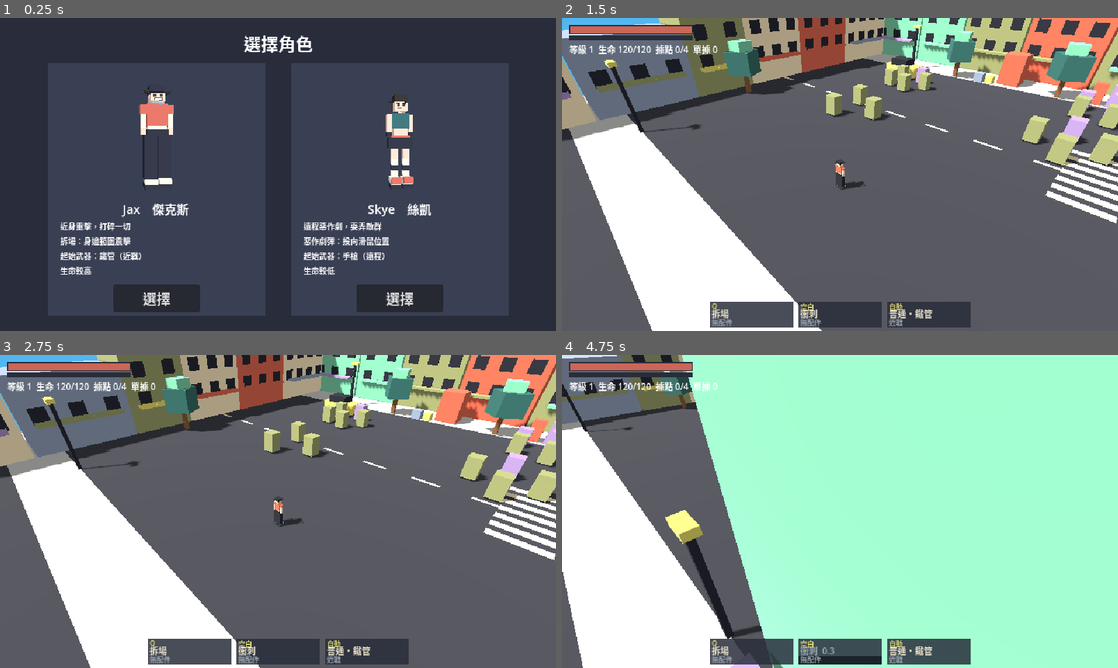
Above: before the commit, frames 1-4 (two rows, left to right).
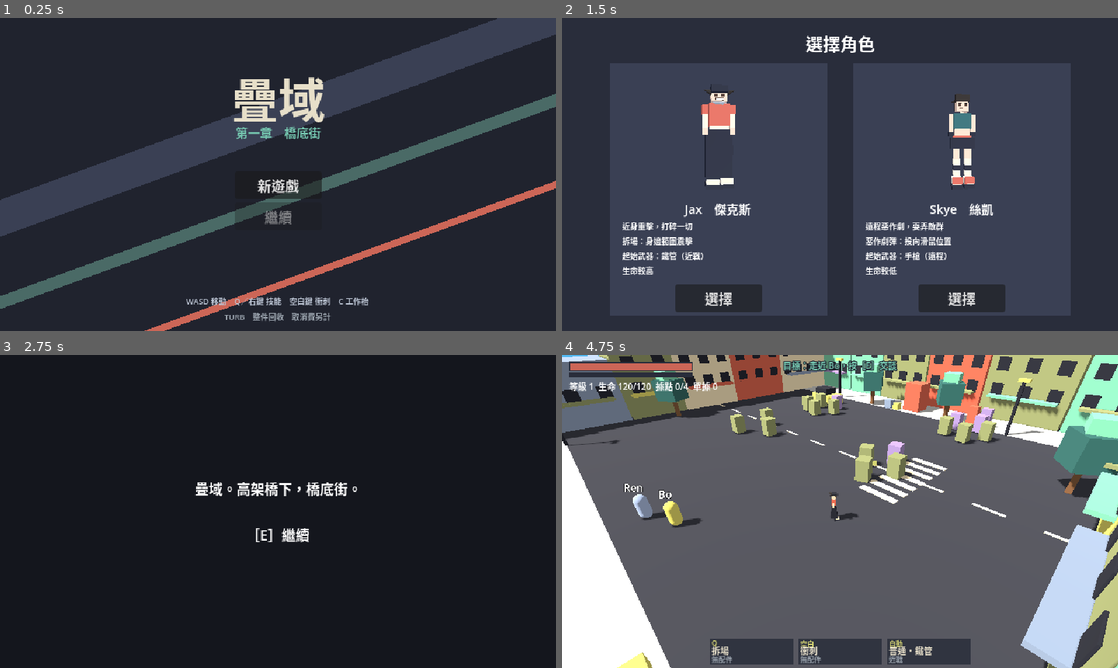
Above: after the commit, the same moments.

Repository: yauchai2/Game-Lab-2
Game: Godot game, scene res://game/title.tscn
The game is run twice, just before and just after one commit, with the same random seed, the same clock (stepped at 60 frames per second) and the same inputs. Before the commit the project starts from res://game/select.tscn.
Inputs (mouse positions are in pixels of both pictures, inside the frame that each line leads up to):
- Up to frame 1 (0.25 s): no input
- Up to frame 2 (1.5 s): click (717, 296) at 0.5 s, where only the run before the commit has a clickable "選擇"; click (840, 183) at 1.25 s, where only the run after the commit has a clickable "新遊戲"
- Up to frame 3 (2.75 s): click (155, 633) at 2 s, where only the run after the commit has a clickable "選擇"
- Up to frame 4 (4.75 s): tap Enter at 2.75, 3.05, 3.6 s; move the mouse to (962, 495) at 2.77 s; hold D 2.78-3.53 s; tap E at 2.85 s; click (962, 495) at 2.92 s; tap Space at 3.02, 3.32, 3.77, 4.07 s; move the mouse to (728, 527) at 3.52 s; hold S 3.53-4.28 s; click (728, 527) at 3.67 s; tap Keypad Enter at 3.8, 4.35 s; move the mouse to (895, 442) at 4.27 s; hold D from 4.28 s (still down); click (895, 442) at 4.42 s; tap R at 4.55 s

The runs differ from the first frame. In frame 1, 60% of the frame differs, in the area x 0-100%, y 0-100%; in frame 2, 95%; in frame 3, 96%; in frame 4, 79%.

Commit message:
第一章完整流程：標題、開場字幕、Bo 對話、目標與教學提示、頭目收據、結算選擇、完結畫面、存檔
Co-Authored-By: Claude Sonnet 5.5 <noreply@anthropic.com>
Claude-Session: https://claude.ai/code/session_018tqqU7rwEZ4u67toavQ9ri

Diff:
--- a/game/scripts/boss.gd
+++ b/game/scripts/boss.gd
@@ -1,5 +1,5 @@
 extends "res://game/scripts/enemy.gd"
-## 頭目「收數大佬」：追擊、預警重擊（紅圈）、半血召喚小弟。
+## 頭目「收據」：追擊、預警重擊（紅圈）、半血召喚小弟。
 
 signal defeated
 
@@ -9,7 +9,7 @@
 const SLAM_DELAY := 1.0
 const SLAM_DAMAGE := 22
 
-var boss_name := "收數大佬"
+var boss_name := "TK-075「收據」"
 var slam_cooldown := 2.5
 var slam_pending := -1.0
 var slam_center := Vector3.ZERO
--- /dev/null
+++ b/game/scripts/chapter.gd
@@ -0,0 +1,417 @@
+extends CanvasLayer
+## 第一章流程：開場字幕 → 與 Bo 交談 → 清理據點 → 擊敗頭目「收據」→ 回商店結算 → 章節完結。
+## 同時負責目標提示、教學提示、NPC 與對話框。文字一律書面語，保持簡短。
+
+const PROGRESS := preload("res://game/scripts/progress.gd")
+const SFX := preload("res://game/scripts/sfx.gd")
+
+const INTRO := [
+	"疊域。高架橋下，橋底街。",
+	"一張取消得太遲的回收單，\n一箱沒有型號的卡匣。",
+	"今天的工作：把箱子搬出去。",
+]
+const TALK_LINES := [
+	["Bo", "回收的箱子在後面。冰箱不是，還是冷的。"],
+	["Ren", "我的單子上有寫，只是寫得不清楚。"],
+	["Bo", "路上的機器都不對勁。清完再來找我。"],
+]
+const RETURN_LINES := [
+	["Bo", "回來了。箱子裡有一批貨，店家還在用。"],
+	["Ren", "單子上寫的是整件回收。"],
+]
+const RESULT_RETURN := [
+	["Bo", "……也好。工作枱的零件，我再想辦法。"],
+	["Ren", "已記錄。這是你的報酬。"],
+]
+const RESULT_KEEP := [
+	["Bo", "工作枱保住了。他們還會再來的。"],
+	["Ren", "我什麼都沒看見。報酬先給你一部分。"],
+]
+const ADA_LINE := ["Ada", "這條線不能亂接，隔壁那條可以，我寫下來了。"]
+const BOSS_WAKE := "TK-075：「收到，已記錄。這箱東西，請交還。」"
+const BOSS_DOWN := "TK-075：「已記錄。下次再見。」"
+
+const BO_POS := Vector3(4, 0, 14)
+const REN_POS := Vector3(2, 0, 15)
+const TALK_RANGE := 2.6
+
+var stage := "intro"
+var main: Node
+var jax: Node
+var busy := false
+var npcs: Array[Dictionary] = []
+
+var objective := Label.new()
+var hint := Label.new()
+var prompt := Label.new()
+var caption := Label.new()
+var caption_timer := 0.0
+var overlay := Control.new()
+var dialog_back := ColorRect.new()
+var dialog_name := Label.new()
+var dialog_text := Label.new()
+var dialog_lines: Array = []
+var dialog_done: Callable
+var card_label := Label.new()
+var card_lines: Array = []
+var card_done: Callable
+var choice_box := Control.new()
+var end_box := Control.new()
+
+var start_pos := Vector3.ZERO
+var moved := false
+var skill_used := false
+var dashed := false
+var bench_opened := false
+var boss_woke := false
+var boss_down_shown := false
+var camps_saved := 0
+var show_hints := false
+
+func _ready() -> void:
+	process_mode = Node.PROCESS_MODE_ALWAYS
+	layer = 5
+	main = get_parent()
+	jax = main.get_node("Jax")
+	start_pos = jax.global_position
+	show_hints = PROGRESS.data.is_empty()
+	_make_npc("Bo", BO_POS, Color("D6D573"))
+	_make_npc("Ren", REN_POS, Color("9FB6E8"))
+	_build_ui()
+	jax.skill_cast.connect(func(_a: String, _b: String) -> void: skill_used = true)
+	jax.dashed.connect(func() -> void: dashed = true)
+	if PROGRESS.intro_seen:
+		stage = "talk" if not PROGRESS.talked else "clear"
+	else:
+		_start_cards(INTRO, func() -> void:
+			PROGRESS.intro_seen = true
+			stage = "talk")
+
+# ---------- 建立 ----------
+
+func _make_npc(npc_name: String, pos: Vector3, color: Color) -> void:
+	var n := Node3D.new()
+	var mat := StandardMaterial3D.new()
+	mat.albedo_color = color
+	var body := MeshInstance3D.new()
+	var capsule := CapsuleMesh.new()
+	capsule.radius = 0.35
+	capsule.height = 1.5
+	capsule.material = mat
+	body.mesh = capsule
+	body.position.y = 0.75
+	n.add_child(body)
+	var tag := Label3D.new()
+	tag.text = npc_name
+	tag.billboard = BaseMaterial3D.BILLBOARD_ENABLED
+	tag.pixel_size = 0.012
+	tag.font_size = 48
+	tag.outline_size = 8
+	tag.position.y = 2.0
+	tag.no_depth_test = true
+	n.add_child(tag)
+	main.add_child.call_deferred(n)
+	n.set_deferred("global_position", pos)
+	npcs.append({"name": npc_name, "pos": pos})
+
+func _style_label(l: Label, font_px: int, color := Color("E7DFC9")) -> void:
+	l.add_theme_font_size_override("font_size", font_px)
+	l.add_theme_color_override("font_color", color)
+	l.add_theme_color_override("font_outline_color", Color("20232E"))
+	l.add_theme_constant_override("outline_size", 4)
+	l.horizontal_alignment = HORIZONTAL_ALIGNMENT_CENTER
+
+func _build_ui() -> void:
+	overlay.set_anchors_preset(Control.PRESET_FULL_RECT)
+	overlay.mouse_filter = Control.MOUSE_FILTER_IGNORE
+	add_child(overlay)
+	for l in [objective, hint, prompt, caption]:
+		l.size = Vector2(640, 16)
+		l.mouse_filter = Control.MOUSE_FILTER_IGNORE
+		overlay.add_child(l)
+	objective.position = Vector2(0, 4)
+	_style_label(objective, 10, Color("75C7B0"))
+	hint.position = Vector2(0, 302)
+	_style_label(hint, 10, Color("D6D573"))
+	prompt.position = Vector2(0, 280)
+	_style_label(prompt, 10)
+	caption.position = Vector2(0, 52)
+	_style_label(caption, 12, Color("CC6657"))
+	dialog_back.color = Color(0.1, 0.11, 0.15, 0.92)
+	dialog_back.position = Vector2(60, 246)
+	dialog_back.size = Vector2(520, 70)
+	dialog_back.visible = false
+	overlay.add_child(dialog_back)
+	dialog_name.position = Vector2(10, 4)
+	dialog_name.add_theme_font_size_override("font_size", 11)
+	dialog_name.add_theme_color_override("font_color", Color("D6D573"))
+	dialog_back.add_child(dialog_name)
+	dialog_text.position = Vector2(10, 22)
+	dialog_text.size = Vector2(500, 40)
+	dialog_text.autowrap_mode = TextServer.AUTOWRAP_ARBITRARY
+	dialog_text.add_theme_font_size_override("font_size", 11)
+	dialog_back.add_child(dialog_text)
+	var more := Label.new()
+	more.text = "［E］繼續"
+	more.position = Vector2(450, 52)
+	more.add_theme_font_size_override("font_size", 8)
+	more.add_theme_color_override("font_color", Color("9AA3AD"))
+	dialog_back.add_child(more)
+	card_label.set_anchors_preset(Control.PRESET_FULL_RECT)
+	card_label.vertical_alignment = VERTICAL_ALIGNMENT_CENTER
+	card_label.horizontal_alignment = HORIZONTAL_ALIGNMENT_CENTER
+	card_label.add_theme_font_size_override("font_size", 16)
+	card_label.visible = false
+	var card_bg := ColorRect.new()
+	card_bg.color = Color("14161D")
+	card_bg.set_anchors_preset(Control.PRESET_FULL_RECT)
+	card_bg.name = "CardBg"
+	card_bg.visible = false
+	overlay.add_child(card_bg)
+	overlay.add_child(card_label)
+	choice_box.visible = false
+	overlay.add_child(choice_box)
+	end_box.visible = false
+	overlay.add_child(end_box)
+
+# ---------- 字幕卡 ----------
+
+func _start_cards(lines: Array, on_done: Callable) -> void:
+	card_lines = lines.duplicate()
+	card_done = on_done
+	busy = true
+	get_tree().paused = true
+	overlay.get_node("CardBg").visible = true
+	card_label.visible = true
+	_next_card()
+
+func _next_card() -> void:
+	if card_lines.is_empty():
+		overlay.get_node("CardBg").visible = false
+		card_label.visible = false
+		busy = false
+		get_tree().paused = false
+		card_done.call()
+		return
+	card_label.text = card_lines.pop_front() + "\n\n［E］繼續"
+
+# ---------- 對話 ----------
+
+func _start_dialog(lines: Array, on_done: Callable) -> void:
+	dialog_lines = lines.duplicate()
+	dialog_done = on_done
+	busy = true
+	get_tree().paused = true
+	dialog_back.visible = true
+	prompt.text = ""
+	_next_line()
+
+func _next_line() -> void:
+	if dialog_lines.is_empty():
+		dialog_back.visible = false
+		busy = false
+		get_tree().paused = false
+		dialog_done.call()
+		return
+	var l: Array = dialog_lines.pop_front()
+	dialog_name.text = l[0]
+	dialog_text.text = l[1]
+
+func _advance_pressed(event: InputEvent) -> bool:
+	if event is InputEventKey and event.pressed and not event.echo:
+		return event.keycode in [KEY_E, KEY_SPACE, KEY_ENTER, KEY_KP_ENTER]
+	return event is InputEventMouseButton and event.pressed and event.button_index == MOUSE_BUTTON_LEFT
+
+func _unhandled_input(event: InputEvent) -> void:
+	if busy:
+		if choice_box.visible or end_box.visible:
+			return
+		if _advance_pressed(event):
+			get_viewport().set_input_as_handled()
+			if card_label.visible:
+				_next_card()
+			elif dialog_back.visible:
+				_next_line()
+		return
+	if event is InputEventKey and event.pressed and not event.echo and event.keycode == KEY_E and not jax.dead:
+		var npc := _near_npc()
+		if npc.is_empty():
+			return
+		get_viewport().set_input_as_handled()
+		_interact(npc)
+
+func _near_npc() -> Dictionary:
+	if stage != "talk" and stage != "return":
+		return {}
+	var best := {}
+	var best_d := TALK_RANGE
+	for n in npcs:
+		var d: float = Vector2(jax.global_position.x - n["pos"].x, jax.global_position.z - n["pos"].z).length()
+		if d < best_d:
+			best_d = d
+			best = n
+	return best
+
+func _interact(_npc: Dictionary) -> void:
+	SFX.play(self, "ui_click", -6.0)
+	if stage == "talk":
+		_start_dialog(TALK_LINES, func() -> void:
+			PROGRESS.talked = true
+			stage = "clear")
+	elif stage == "return":
+		_start_dialog(RETURN_LINES, _show_choice)
+
+# ---------- 選擇與結局 ----------
+
+func _show_choice() -> void:
+	busy = true
+	get_tree().paused = true
+	for c in choice_box.get_children():
+		c.queue_free()
+	choice_box.visible = true
+	var back := ColorRect.new()
+	back.color = Color(0.1, 0.11, 0.15, 0.95)
+	back.position = Vector2(110, 120)
+	back.size = Vector2(420, 120)
+	choice_box.add_child(back)
+	var q := Label.new()
+	q.text = "箱子裡有一批店家仍在使用的貨。"
+	q.position = Vector2(110, 130)
+	q.size = Vector2(420, 20)
+	_style_label(q, 12)
+	choice_box.add_child(q)
+	var opts := [
+		["照單交還，整件回收", "報酬較多。Bo 的工作枱少了零件。", "return"],
+		["留下店家在用的貨", "Bo 保住工作枱，但清場組還會再來。", "keep"],
+	]
+	for i in opts.size():
+		var b := Button.new()
+		b.text = opts[i][0]
+		b.position = Vector2(130, 160 + i * 38)
+		b.size = Vector2(380, 32)
+		b.tooltip_text = opts[i][1]
+		b.pressed.connect(_choose.bind(opts[i][2]))
+		choice_box.add_child(b)
+		var d := Label.new()
+		d.text = opts[i][1]
+		d.position = Vector2(130, 175 + i * 38)
+		d.size = Vector2(380, 14)
+		d.add_theme_font_size_override("font_size", 8)
+		d.add_theme_color_override("font_color", Color("9AA3AD"))
+		d.mouse_filter = Control.MOUSE_FILTER_IGNORE
+		d.horizontal_alignment = HORIZONTAL_ALIGNMENT_CENTER
+		choice_box.add_child(d)
+
+func _choose(which: String) -> void:
+	SFX.play(self, "ui_click")
+	PROGRESS.choice = which
+	choice_box.visible = false
+	jax.receipts += 6 if which == "return" else 3
+	var lines: Array = RESULT_RETURN if which == "return" else RESULT_KEEP
+	_start_dialog(lines + [ADA_LINE], _show_end)
+
+func _show_end() -> void:
+	stage = "done"
+	busy = true
+	get_tree().paused = true
+	main.victory = true
+	PROGRESS.chapter_done = true
+	jax.save_progress(false)
+	end_box.visible = true
+	var back := ColorRect.new()
+	back.color = Color("14161D")
+	back.set_anchors_preset(Control.PRESET_FULL_RECT)
+	end_box.add_child(back)
+	var lines := [
+		["第一章　橋底街　完", 22, Color("E7DFC9")],
+		["這一次：%s" % ("照單交還" if PROGRESS.choice == "return" else "留下店家在用的貨"), 11, Color("75C7B0")],
+		["等級 %d　單據 %d　配件 %d 件" % [jax.level, jax.receipts, jax.inventory.size()], 11, Color("BCC5D4")],
+		["第二章　散貨窗口　敬請期待", 11, Color("D6D573")],
+	]
+	for i in lines.size():
+		var l := Label.new()
+		l.text = lines[i][0]
+		l.position = Vector2(0, 70 + i * 32)
+		l.size = Vector2(640, 30)
+		_style_label(l, lines[i][1], lines[i][2])
+		end_box.add_child(l)
+	var again := Button.new()
+	again.text = "再玩一次（保留成長）"
+	again.position = Vector2(170, 250)
+	again.size = Vector2(140, 30)
+	again.pressed.connect(func() -> void:
+		get_tree().paused = false
+		get_tree().reload_current_scene())
+	end_box.add_child(again)
+	var title := Button.new()
+	title.text = "回標題"
+	title.position = Vector2(330, 250)
+	title.size = Vector2(140, 30)
+	title.pressed.connect(func() -> void:
+		get_tree().paused = false
+		get_tree().change_scene_to_file("res://game/title.tscn"))
+	end_box.add_child(title)
+
+# ---------- 每幀：目標、提示、階段 ----------
+
+func _process(delta: float) -> void:
+	if get_tree().paused and busy:
+		return
+	var cleared: int = main.camps_cleared()
+	if cleared > camps_saved and not jax.dead:
+		camps_saved = cleared
+		jax.save_progress(false)
+	var boss: Variant = main.boss
+	if boss != null and is_instance_valid(boss) and boss.awake and not boss_woke:
+		boss_woke = true
+		_say_caption(BOSS_WAKE)
+	if main.boss_down and not boss_down_shown:
+		boss_down_shown = true
+		_say_caption(BOSS_DOWN)
+		stage = "return"
+		jax.save_progress(false)
+	caption_timer -= delta
+	if caption_timer <= 0.0:
+		caption.text = ""
+	match stage:
+		"talk":
+			objective.text = "目標：走近 Bo，按［E］交談"
+		"clear":
+			if cleared < main.CAMPS.size() and boss_down_shown == false:
+				objective.text = "目標：清理沿路的失控設備（%d／%d）" % [cleared, main.CAMPS.size()]
+				if cleared >= main.CAMPS.size():
+					objective.text = "目標：前往北面，擊敗頭目「收據」"
+			else:
+				objective.text = "目標：前往北面，擊敗頭目「收據」"
+		"return":
+			objective.text = "目標：回商店找 Bo，按［E］結算"
+		_:
+			objective.text = ""
+	if stage == "clear" and cleared >= main.CAMPS.size():
+		objective.text = "目標：前往北面，擊敗頭目「收據」"
+	prompt.text = "［E］交談" if not _near_npc().is_empty() and not jax.dead else ""
+	hint.text = _current_hint() if show_hints and stage == "clear" and not jax.dead else ""
+	if main.get_node("HUD").bench.visible:
+		bench_opened = true
+
+func _say_caption(t: String) -> void:
+	caption.text = t
+	caption_timer = 4.5
+
+func _current_hint() -> String:
+	if not moved:
+		if jax.global_position.distance_to(start_pos) > 3.0:
+			moved = true
+		return "WASD 移動（W＝畫面上方）"
+	var any_awake := false
+	for e in get_tree().get_nodes_in_group("enemies"):
+		if e.awake:
+			any_awake = true
+			break
+	if any_awake and not skill_used:
+		return "Q 或滑鼠右鍵：放大技（普通攻擊會自動出手）"
+	if any_awake and not dashed:
+		return "空白鍵：衝刺，期間無敵，用來躲開紅圈"
+	if not bench_opened and jax.inventory.size() > 0:
+		return "按 C 打開工作枱，裝上掉落的配件與裝備"
+	return ""
--- a/game/scripts/hud.gd
+++ b/game/scripts/hud.gd
@@ -107,7 +107,7 @@
 		boss_fill.size.x = 200.0 * float(b.hp) / float(b.max_hp)
 		boss_label.text = "頭目：" + b.boss_name
 	if get_parent().victory:
-		banner.text = "通關！　按 R 再玩一次"
+		banner.text = ""
 	elif jax.dead:
 		banner.text = "倒下了（保留等級與配件，單據減半）－ 按 R 重新開始"
 	elif jax.levelup_flash > 0.0 and not bench.visible:
@@ -119,7 +119,7 @@
 	if bench.visible:
 		bench.close()
 		get_tree().paused = false
-	elif not jax.dead:
+	elif not jax.dead and not get_tree().paused:
 		move_child(bench, get_child_count() - 1)
 		bench.open()
 		get_tree().paused = true
--- a/game/scripts/jax.gd
+++ b/game/scripts/jax.gd
@@ -105,6 +105,7 @@
 		"inventory": inventory.duplicate(true), "equipped": equipped,
 		"next_uid": next_uid, "item_rolls": item_rolls,
 	}
+	PROGRESS.write()
 
 func _load_progress() -> void:
 	var d: Dictionary = PROGRESS.data
--- a/game/scripts/main.gd
+++ b/game/scripts/main.gd
@@ -21,6 +21,8 @@
 
 var boss: Node = null
 var victory := false
+var boss_down := false
+var chapter: Node
 var music := AudioStreamPlayer.new()
 var music_track := ""
 var music_on := true
@@ -55,6 +57,9 @@
 	for i in CAMPS.size():
 		_spawn_camp(i)
 	_spawn_boss()
+	chapter = CanvasLayer.new()
+	chapter.set_script(preload("res://game/scripts/chapter.gd"))
+	add_child(chapter)
 	add_child(music)
 	music.volume_db = MUSIC_DB
 	_play_music("explore")
@@ -77,6 +82,8 @@
 		return
 	if boss != null and is_instance_valid(boss) and boss.awake:
 		_play_music("boss")
+	elif boss_down:
+		_play_music("explore")
 
 func _spawn_camp(index: int) -> void:
 	var camp: Dictionary = CAMPS[index]
@@ -100,7 +107,7 @@
 	add_child(boss)
 	boss.global_position = BOSS_POS
 	boss.defeated.connect(func() -> void:
-		victory = true
+		boss_down = true
 		boss = null
 		SFX.play(self, "victory"))
 
@@ -118,6 +125,3 @@
 			music.play()
 		else:
 			music.stop()
-	if victory and event is InputEventKey and event.pressed and event.keycode == KEY_R:
-		jax.save_progress(false)
-		get_tree().reload_current_scene()
--- a/game/scripts/progress.gd
+++ b/game/scripts/progress.gd
@@ -1,5 +1,45 @@
 extends RefCounted
-## 長期成長：死亡或通關後重開場景，等級、背包、配件都保留（暫時只在程式運行期間有效，存檔之後再做）。
+## 長期成長：死亡或通關後重開場景，等級、背包、配件都保留；同時存到硬碟（user://save.dat）。
+
+const SAVE_PATH := "user://save.dat"
 
 static var data := {}
 static var character := "jax"
+static var intro_seen := false
+static var talked := false
+static var chapter_done := false
+static var choice := ""
+
+static func reset() -> void:
+	data = {}
+	intro_seen = false
+	talked = false
+	chapter_done = false
+	choice = ""
+
+static func has_save() -> bool:
+	return FileAccess.file_exists(SAVE_PATH)
+
+static func write() -> void:
+	var f := FileAccess.open(SAVE_PATH, FileAccess.WRITE)
+	if f == null:
+		return
+	f.store_var({"data": data, "character": character, "intro_seen": intro_seen, "talked": talked,
+		"chapter_done": chapter_done, "choice": choice})
+
+static func load_from_disk() -> bool:
+	if not has_save():
+		return false
+	var f := FileAccess.open(SAVE_PATH, FileAccess.READ)
+	if f == null:
+		return false
+	var d: Variant = f.get_var()
+	if typeof(d) != TYPE_DICTIONARY or not d.has("data"):
+		return false
+	data = d["data"]
+	character = d.get("character", "jax")
+	intro_seen = d.get("intro_seen", true)
+	talked = d.get("talked", true)
+	chapter_done = d.get("chapter_done", false)
+	choice = d.get("choice", "")
+	return true
--- a/game/scripts/select.gd
+++ b/game/scripts/select.gd
@@ -89,6 +89,6 @@
 
 func _pick(id: String) -> void:
 	PROGRESS.character = id
-	PROGRESS.data = {}
+	PROGRESS.reset()
 	SFX.play(self, "ui_click")
 	get_tree().change_scene_to_file("res://game/main.tscn")
--- /dev/null
+++ b/game/scripts/title.gd
@@ -0,0 +1,59 @@
+extends Control
+## 標題畫面：新遊戲、繼續（有存檔才可用）。
+
+const PROGRESS := preload("res://game/scripts/progress.gd")
+const SFX := preload("res://game/scripts/sfx.gd")
+
+func _ready() -> void:
+	set_anchors_preset(Control.PRESET_FULL_RECT)
+	var bg := ColorRect.new()
+	bg.color = Color("20232E")
+	bg.set_anchors_preset(Control.PRESET_FULL_RECT)
+	add_child(bg)
+	# 斜向色帶：呼應斜向等距的街區
+	var bands := [[Color("3A4054"), 90.0, 40.0], [Color("4A6A66"), 200.0, 14.0], [Color("CC6657"), 300.0, 8.0]]
+	for b in bands:
+		var r := ColorRect.new()
+		r.color = b[0]
+		r.size = Vector2(900, b[2])
+		r.position = Vector2(-120, b[1])
+		r.pivot_offset = Vector2(450, b[2] / 2.0)
+		r.rotation = deg_to_rad(-20)
+		add_child(r)
+	_text("疊域", Vector2(0, 52), 54, Color("E7DFC9"))
+	_text("第一章　橋底街", Vector2(0, 120), 14, Color("75C7B0"))
+	_text("TURB　整件回收　取消費另計", Vector2(0, 336), 9, Color("9AA3AD"))
+	var y := 176
+	var new_btn := _button("新遊戲", Vector2(270, y))
+	new_btn.pressed.connect(_new_game)
+	var cont := _button("繼續", Vector2(270, y + 36))
+	cont.disabled = not PROGRESS.has_save()
+	cont.pressed.connect(_continue)
+	_text("WASD 移動　Q／右鍵 技能　空白鍵 衝刺　C 工作枱", Vector2(0, 318), 9, Color("BCC5D4"))
+
+func _text(t: String, pos: Vector2, font_px: int, color: Color) -> void:
+	var l := Label.new()
+	l.text = t
+	l.position = pos
+	l.size = Vector2(640, font_px + 12)
+	l.horizontal_alignment = HORIZONTAL_ALIGNMENT_CENTER
+	l.add_theme_font_size_override("font_size", font_px)
+	l.add_theme_color_override("font_color", color)
+	add_child(l)
+
+func _button(t: String, pos: Vector2) -> Button:
+	var b := Button.new()
+	b.text = t
+	b.position = pos
+	b.size = Vector2(100, 28)
+	add_child(b)
+	return b
+
+func _new_game() -> void:
+	SFX.play(self, "ui_click")
+	get_tree().change_scene_to_file("res://game/select.tscn")
+
+func _continue() -> void:
+	SFX.play(self, "ui_click")
+	if PROGRESS.load_from_disk():
+		get_tree().change_scene_to_file("res://game/main.tscn")
--- /dev/null
+++ b/game/title.tscn
@@ -0,0 +1,10 @@
+[gd_scene load_steps=2 format=3]
+
+[ext_resource type="Script" path="res://game/scripts/title.gd" id="1_select"]
+
+[node name="Title" type="Control"]
+layout_mode = 3
+anchors_preset = 15
+anchor_right = 1.0
+anchor_bottom = 1.0
+script = ExtResource("1_select")
--- a/project.godot
+++ b/project.godot
@@ -3,7 +3,7 @@
 [application]
 
 config/name="Game Lab 2"
-run/main_scene="res://game/select.tscn"
+run/main_scene="res://game/title.tscn"
 config/features=PackedStringArray("4.4", "GL Compatibility")
 
 [display]
Not shown, changed: docs/guides/godot-setup.md
